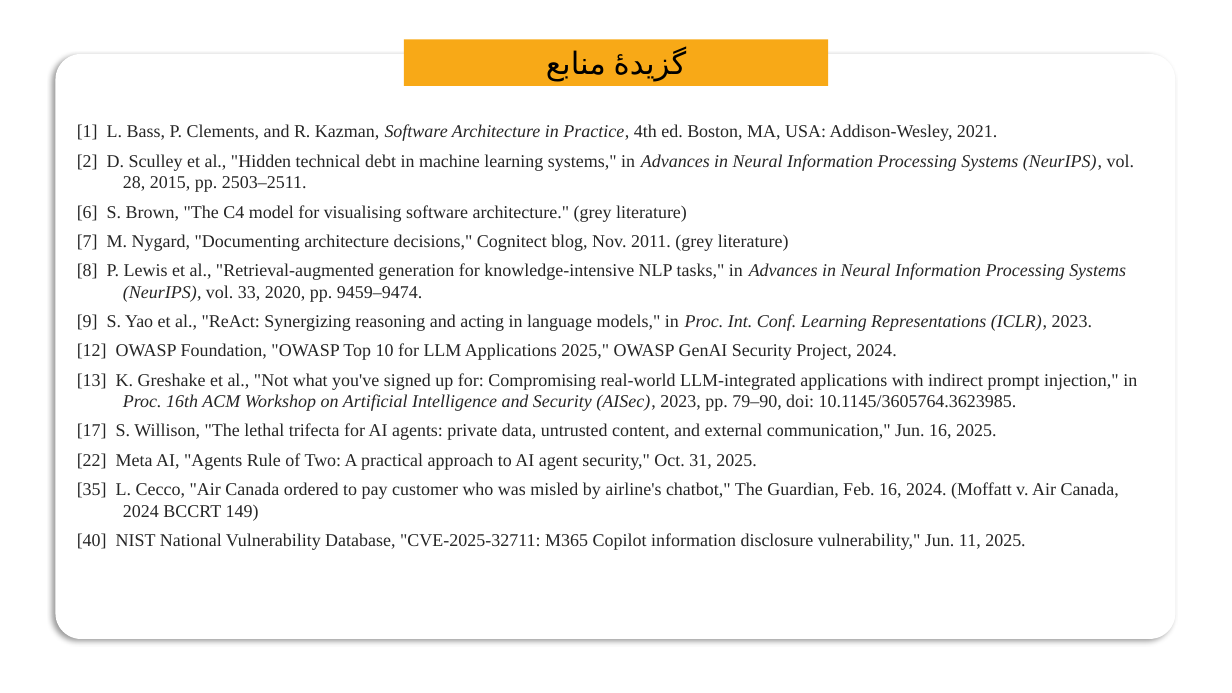
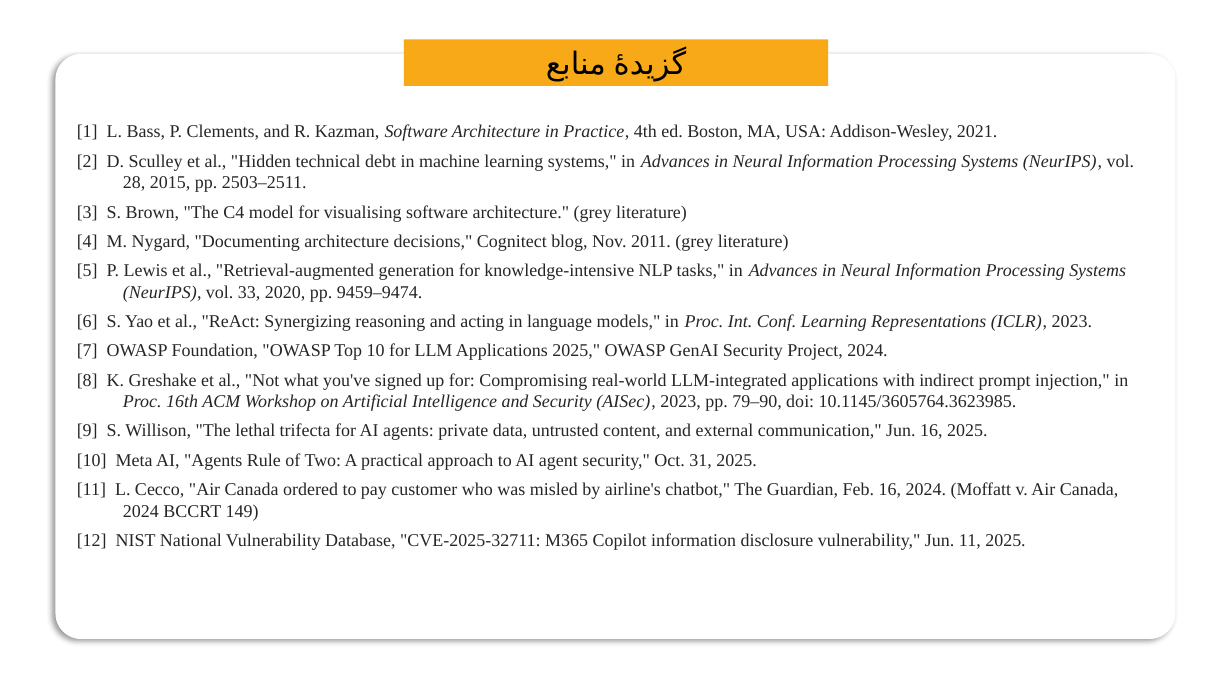
Before and after one commit to MatinGhanbari/ai-native-architecture, a slide deck: slide 1 of shared/slides/references_selected.pptx. Drawn at 1232x693 pixels with LibreOffice and Linux fonts; fonts in the diff are those of the drawing. Boxes give left, top, right and bottom in pixels: in the first picture for what was removed or moved away, otherwise in the second. Text is boxed around its words. In the diff, an @@ line names an element or a change of style, - is before the commit and + after.

Commit message:
Renumber selected references 1-12

```diff
--- a/shared/slides/references_selected.pptx
+++ b/shared/slides/references_selected.pptx
@@ text at [77, 205, 1128, 550]: text changed @@
-[6] S. Brown, "The C4 model for visualising software architecture." (grey literature)
-[7] M. Nygard, "Documenting architecture decisions," Cognitect blog, Nov. 2011. (grey literature)
-[8] P. Lewis et al., "Retrieval-augmented generation for knowledge-intensive NLP tasks," in Advances in Neural Information Processing Systems (NeurIPS), vol. 33, 2020, pp. 9459–9474.
-[9] S. Yao et al., "ReAct: Synergizing reasoning and acting in language models," in Proc. Int. Conf. Learning Representations (ICLR), 2023.
-[12] OWASP Foundation, "OWASP Top 10 for LLM Applications 2025," OWASP GenAI Security Project, 2024.
-[13] K. Greshake et al., "Not what you've signed up for: Compromising real-world LLM-integrated applications with indirect prompt injection," in Proc. 16th ACM Workshop on Artificial Intelligence and Security (AISec), 2023, pp. 79–90, doi: 10.1145/3605764.3623985.
-[17] S. Willison, "The lethal trifecta for AI agents: private data, untrusted content, and external communication," Jun. 16, 2025.
-[22] Meta AI, "Agents Rule of Two: A practical approach to AI agent security," Oct. 31, 2025.
-[35] L. Cecco, "Air Canada ordered to pay customer who was misled by airline's chatbot," The Guardian, Feb. 16, 2024. (Moffatt v. Air Canada, 2024 BCCRT 149)
-[40] NIST National Vulnerability Database, "CVE-2025-32711: M365 Copilot information disclosure vulnerability," Jun. 11, 2025.
+[3] S. Brown, "The C4 model for visualising software architecture." (grey literature)
+[4] M. Nygard, "Documenting architecture decisions," Cognitect blog, Nov. 2011. (grey literature)
+[5] P. Lewis et al., "Retrieval-augmented generation for knowledge-intensive NLP tasks," in Advances in Neural Information Processing Systems (NeurIPS), vol. 33, 2020, pp. 9459–9474.
+[6] S. Yao et al., "ReAct: Synergizing reasoning and acting in language models," in Proc. Int. Conf. Learning Representations (ICLR), 2023.
+[7] OWASP Foundation, "OWASP Top 10 for LLM Applications 2025," OWASP GenAI Security Project, 2024.
+[8] K. Greshake et al., "Not what you've signed up for: Compromising real-world LLM-integrated applications with indirect prompt injection," in Proc. 16th ACM Workshop on Artificial Intelligence and Security (AISec), 2023, pp. 79–90, doi: 10.1145/3605764.3623985.
+[9] S. Willison, "The lethal trifecta for AI agents: private data, untrusted content, and external communication," Jun. 16, 2025.
+[10] Meta AI, "Agents Rule of Two: A practical approach to AI agent security," Oct. 31, 2025.
+[11] L. Cecco, "Air Canada ordered to pay customer who was misled by airline's chatbot," The Guardian, Feb. 16, 2024. (Moffatt v. Air Canada, 2024 BCCRT 149)
+[12] NIST National Vulnerability Database, "CVE-2025-32711: M365 Copilot information disclosure vulnerability," Jun. 11, 2025.
```
